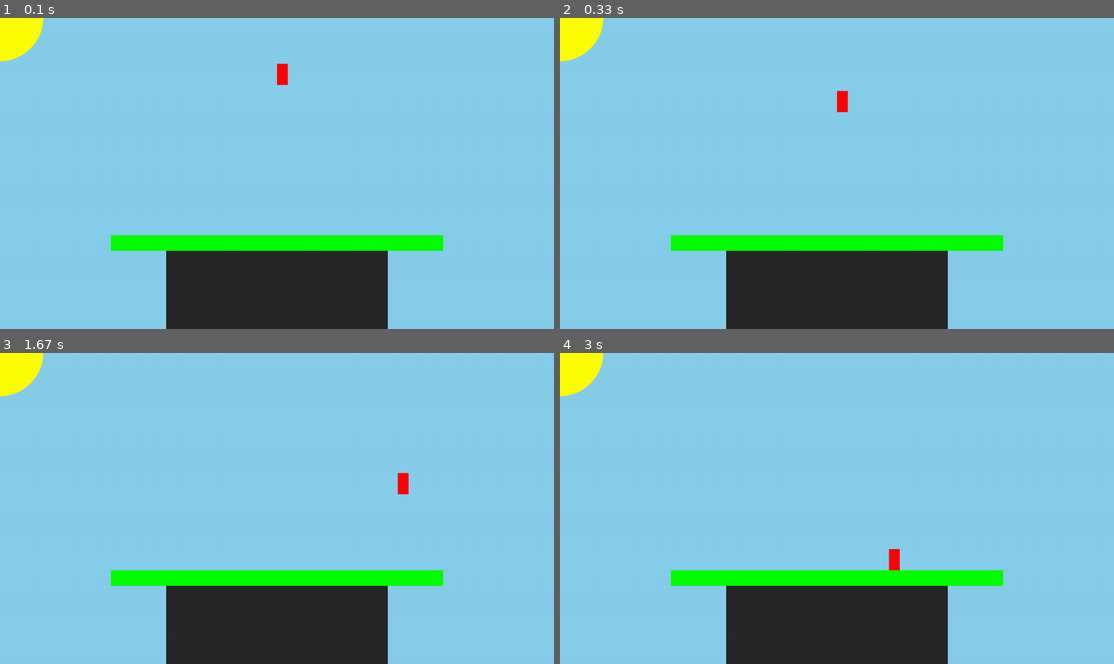
Above: before the commit, frames 1-4 (two rows, left to right).
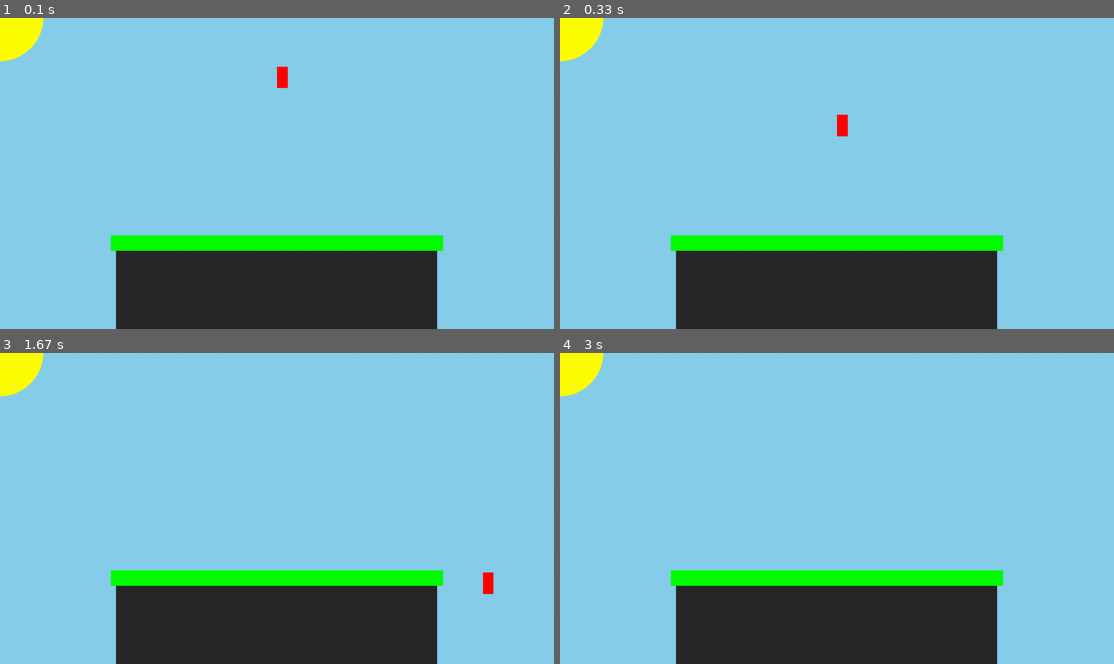
Above: after the commit, the same moments.

Repository: Isaac-Muscat/Pygame-Smash-Bros-Platformer
Game: pygame game, started from src/main.py
Same seed, same stepped clock (60 frames per second), same inputs: the game is played once before the commit and once after it.
Inputs:
- Up to frame 1 (0.1 s): no input
- Up to frame 2 (0.33 s): no input
- Up to frame 3 (1.67 s): hold D 0.33-0.8 s; hold W 0.83-1.13 s; hold D 1.17-1.63 s
- Up to frame 4 (3 s): hold A 1.67-2.2 s

The runs differ from the first frame. In frame 1, 4.6% of the frame differs, in the area x 20-79%, y 14-100%; in frame 2, 4.9%, in the area x 20-79%, y 23-100%; in frame 3, 4.9%; in frame 4, 4.7%.

Commit message:
Changed a few functions, added drag force, and changed physics.

Diff:
--- a/src/gameobjects.py
+++ b/src/gameobjects.py
@@ -7,7 +7,7 @@
 class Player(Rigidbody):
     def __init__(self, x=s.s_s[0] / 2, y=100, width=25, height=50, mass=10,
                  jumps=4, max_fall_vel=20, max_run_vel=7,
-                 gravity=Vector2(0, 0.2), jump_force=Vector2(0, -7), run_force=Vector2(0.3, 0)):
+                 gravity=Vector2(0, 0.4), jump_force=Vector2(0, -12), run_force=Vector2(0.25, 0)):
         super().__init__(x, y, mass)
 
         self.jumps = jumps
@@ -28,8 +28,20 @@
         self.collider.draw_collider(screen, s.RED)
 
     def update(self, clock):
+        # Apply drag force
+        if self.velocity.x !=0 or self.velocity.y != 0:
+            speed = self.velocity.mag()
+            drag = speed * speed * 0.03 * clock.get_time()
+            direction = vec.multiply(self.velocity, -1)
+            direction.normalize()
+            self.add_force(vec.multiply(direction, drag))
         super().update(clock)
+
+
+        #Update collider position
         self.collider.set_position(self.position.x, self.position.y)
+
+        #Update tumble/stun duration
         if self.frames_in_tumble > 0:
             self.frames_in_tumble-=1
 
--- a/src/main.py
+++ b/src/main.py
@@ -40,6 +40,6 @@
     active_scene = active_scene.next
 
     pygame.display.flip()
-    clock.tick(60)
+    clock.tick(s.FPS)
 
 pygame.quit()
--- a/src/physics/vector2.py
+++ b/src/physics/vector2.py
@@ -4,7 +4,9 @@
     def __init__(self, x, y) -> object:
         self.x = x
         self.y = y
-        self.magnitude = math.sqrt(self.x**2+self.y**2)
+
+    def mag(self):
+        return math.sqrt(self.x**2+self.y**2)
 
     def add(self, v2):
         self.x += v2.x
@@ -25,6 +27,11 @@
         else:
             print("Dividing by zero in physics.vector2.Vector2.divide.")
         return Exception
+
+    def normalize(self):
+        mag = self.mag()
+        self.x /=mag
+        self.y/=mag
 
 def clamp_vector(vector, max_x, min_x, max_y, min_y):
     vector.x = clamp(vector.x, min_x, max_x)
--- a/src/scenes.py
+++ b/src/scenes.py
@@ -90,7 +90,7 @@
         self.floor = Ground(s.s_s[0] * 0.2, s.s_s[1] * 0.75, s.s_s[0] * 0.80, s.s_s[1] * 0.7)
 
         #BACKGROUND
-        self.pillar = BoxCollider2(s.s_s[0] * 0.3, s.s_s[1] * 0.7, s.s_s[0] * 0.7, s.s_s[1]+200).set_active(False)
+        self.pillar = BoxCollider2(s.s_s[0] * 0.21, s.s_s[1] * 0.7, s.s_s[0] * 0.79, s.s_s[1]+200).set_active(False)
         self.sun = CircleCollider2(0, 0, 100).set_active(False)
 
     def process_input(self, events, keys):
@@ -103,14 +103,16 @@
                     self.player.jumps_left -= 1
                     self.player.velocity.y = 0
                     self.player.add_force(self.player.jump_force)
+                if event.key == pygame.K_s and self.player.frames_in_tumble==0 and self.player.velocity.y<0:
+                    self.player.velocity.y = 0
+                    self.player.add_force(vec.multiply(self.player.jump_force, -0.5))
+
         if keys[pygame.K_a]:
-            #self.player.add_force(vec.multiply(self.player.run_force, -1))
-            self.player.velocity.x = -self.player.run_force.x
+            self.player.add_force(vec.multiply(self.player.run_force, -1))
+            #self.player.velocity.x = -self.player.run_force.x
         elif keys[pygame.K_d]:
-            #self.player.add_force(self.player.run_force)
-            self.player.velocity.x = self.player.run_force.x
-        else:
-            self.player.velocity.x = 0
+            self.player.add_force(self.player.run_force)
+            #self.player.velocity.x = self.player.run_force.x
 
 
     def update(self, clock):
--- a/src/settings.py
+++ b/src/settings.py
@@ -1,6 +1,7 @@
 
 #Variables
 DEBUG = True
+FPS = 60
 
 #screen size
 s_s = (1280, 720)
